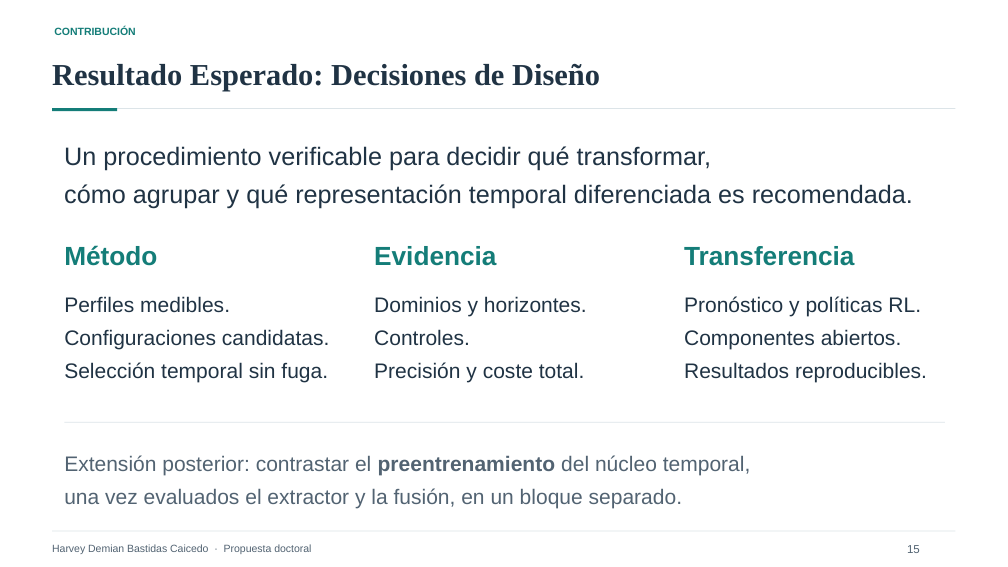
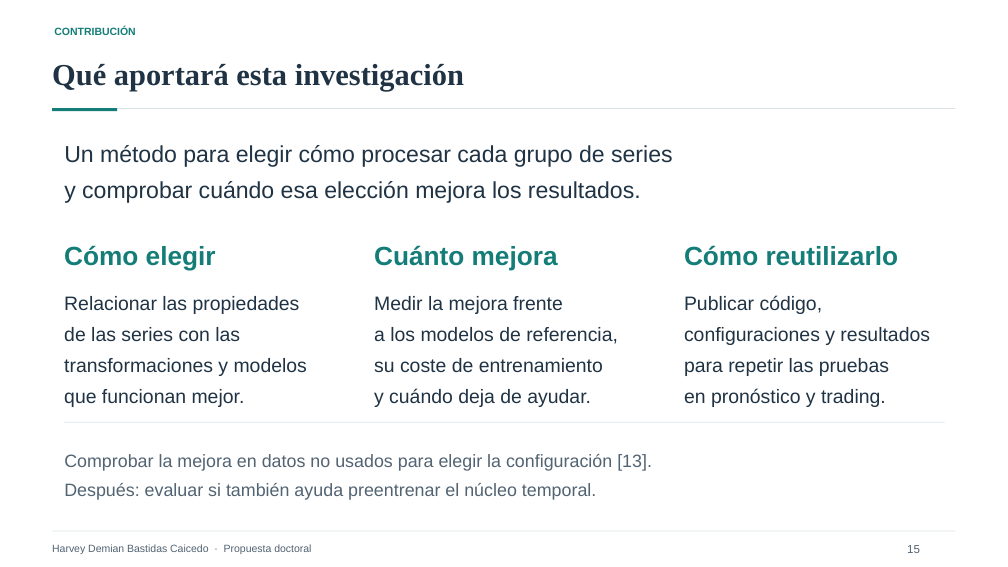
Before and after one commit to harveybc/predictor, a slide deck: slide 15 of docs/presentacion_entrevista_postulacion_doctoral_revisada.pptx. Drawn at 1008x567 pixels with LibreOffice and Linux fonts; fonts in the diff are those of the drawing. Boxes give left, top, right and bottom in pixels: in the first picture for what was removed or moved away, otherwise in the second. Text is boxed around its words. In the diff, an @@ line names an element or a change of style, - is before the commit and + after.

```diff
--- a/docs/presentacion_entrevista_postulacion_doctoral_revisada.pptx
+++ b/docs/presentacion_entrevista_postulacion_doctoral_revisada.pptx
@@ text at (52, 64, 464, 91): text changed @@
-Resultado Esperado: Decisiones de Diseño
+Qué aportará esta investigación
@@ text at (64, 145, 672, 203): text changed; size 24 to 22 pt @@
-Un procedimiento verificable para decidir qué transformar,
-cómo agrupar y qué representación temporal diferenciada es recomendada.
+Un método para elegir cómo procesar cada grupo de series
+y comprobar cuándo esa elección mejora los resultados.
@@ text at (64, 245, 216, 271): text changed @@
-Método
+Cómo elegir
@@ text at (374, 245, 558, 271): text changed @@
-Evidencia
+Cuánto mejora
@@ text at (684, 245, 899, 266): text changed @@
-Transferencia
+Cómo reutilizarlo
@@ text at (64, 296, 307, 407): text changed; size 20 to 18.5 pt @@
-Perfiles medibles.
-Configuraciones candidatas.
-Selección temporal sin fuga.
+Relacionar las propiedades
+de las series con las
+transformaciones y modelos
+que funcionan mejor.
@@ text at (374, 296, 618, 407): text changed; size 20 to 18.5 pt @@
-Dominios y horizontes.
-Controles.
-Precisión y coste total.
+Medir la mejora frente
+a los modelos de referencia,
+su coste de entrenamiento
+y cuándo deja de ayudar.
@@ text at (684, 295, 930, 407): text changed; size 20 to 18.5 pt @@
-Pronóstico y políticas RL.
-Componentes abiertos.
-Resultados reproducibles.
+Publicar código,
+configuraciones y resultados
+para repetir las pruebas
+en pronóstico y trading.
@@ text at (64, 454, 652, 500): text changed; size 20 to 17 pt @@
-Extensión posterior: contrastar el preentrenamiento del núcleo temporal,
-una vez evaluados el extractor y la fusión, en un bloque separado.
+Comprobar la mejora en datos no usados para elegir la configuración [13].
+Después: evaluar si también ayuda preentrenar el núcleo temporal.
```
Also in this commit, not shown: 10 other slides changed, 4 other files.
